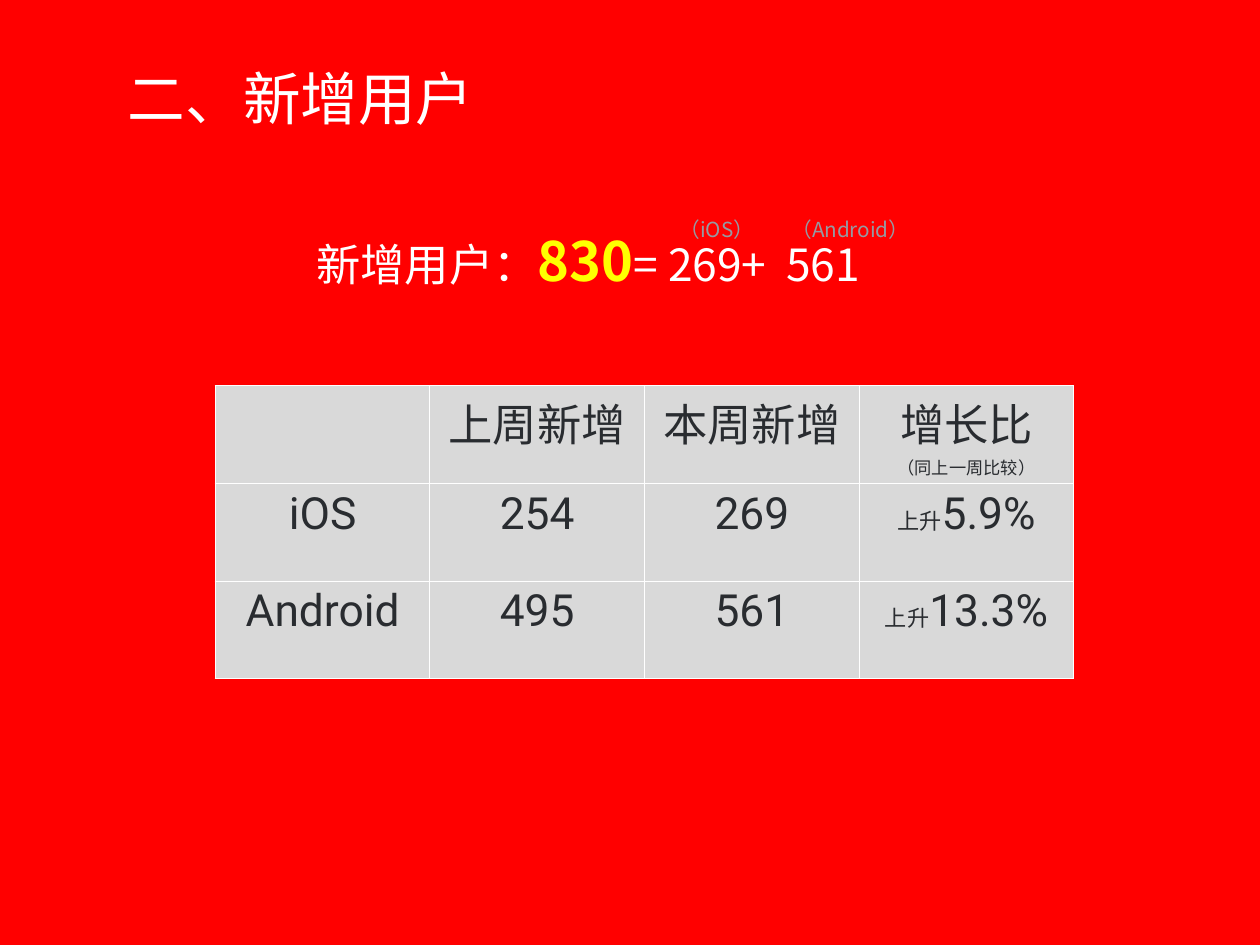
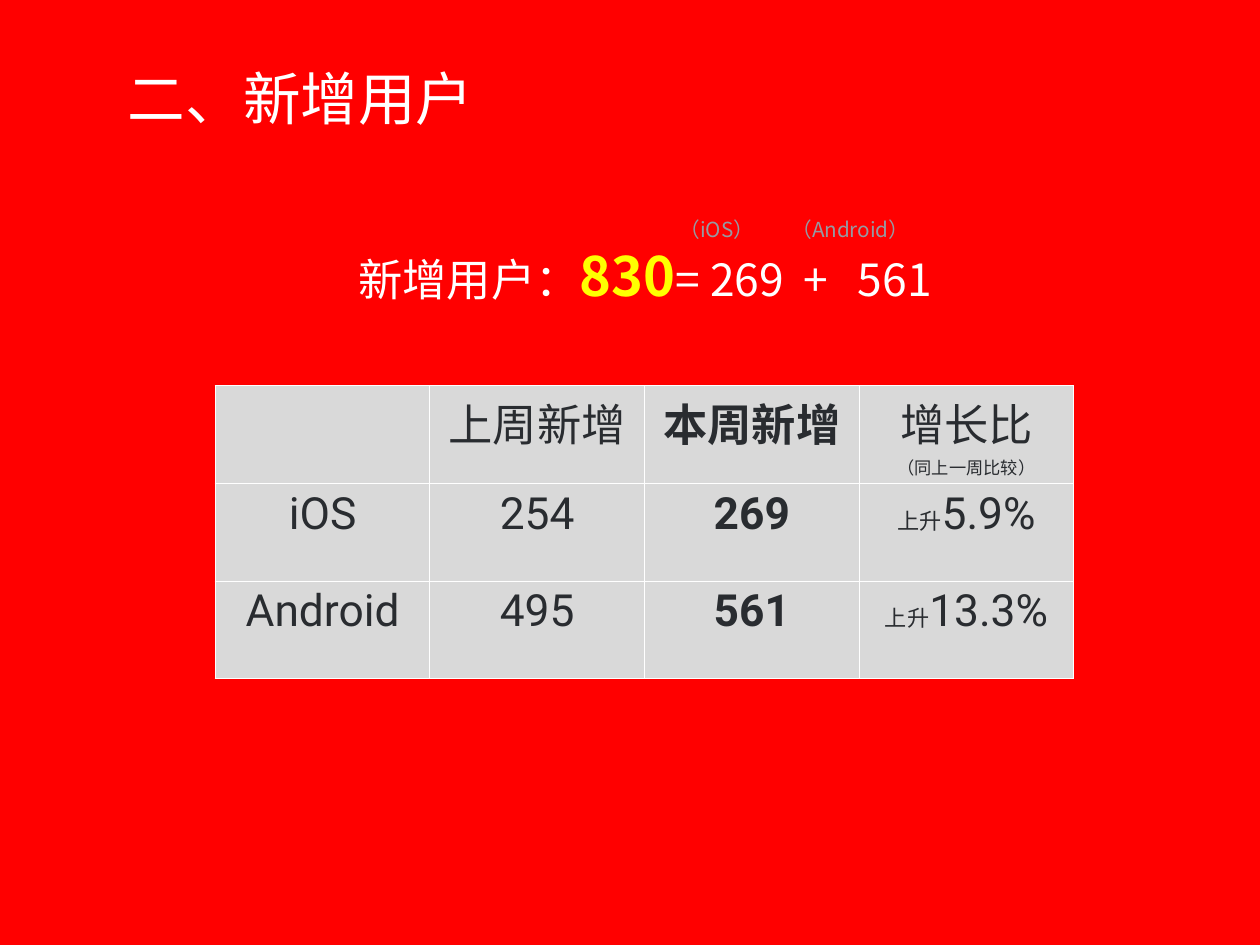
Before and after one commit to kevin0501/go, a slide deck: slide 3 of 需求/截止8月6日数据.pptx. Drawn at 1260x945 pixels with LibreOffice and Linux fonts; fonts in the diff are those of the drawing; background and template pictures are left out. Boxes give left, top, right and bottom in pixels: in the first picture for what was removed or moved away, otherwise in the second. Text is boxed around its words. In the diff, an @@ line names an element or a change of style, - is before the commit and + after.

```diff
--- a/需求/截止8月6日数据.pptx
+++ b/需求/截止8月6日数据.pptx
@@ text at (x1=358, y1=255, x2=932, y2=300): spaces changed @@
-新增用户：830= 269+ 561
+新增用户：830= 269 + 561
@@ table at (x1=215, y1=386, x2=1073, y2=680) @@
@@ bold on in "本周新增", "269", "561" @@
```
Also in this commit, not shown: 8 other slides changed, 3 slides removed, 4 other files.
